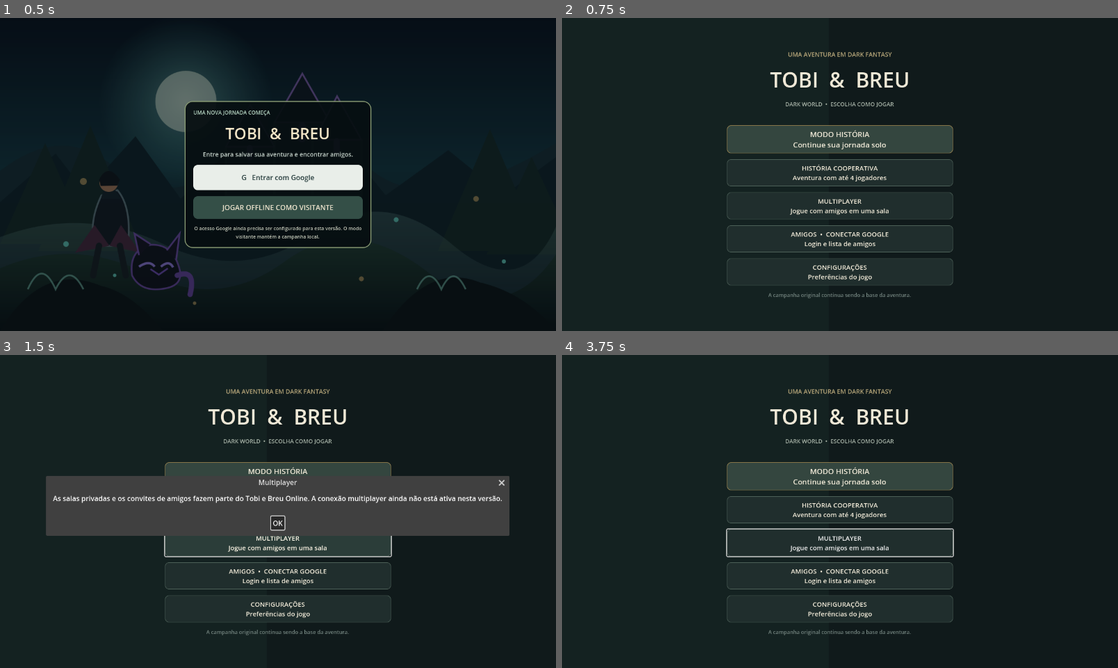
Above: before the commit, frames 1-4 (two rows, left to right).
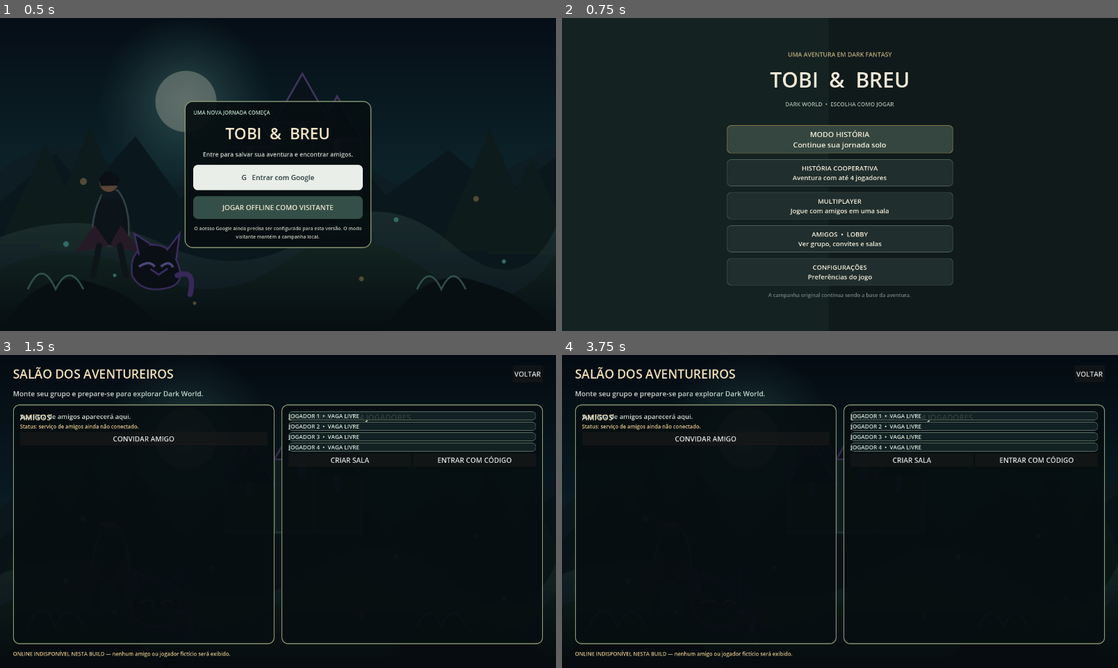
Above: after the commit, the same moments.

Repository: REALMLIFE-design/dark-fantasia-tobi-e-breu-
Game: Godot game, scene res://scenes/login.tscn
Same seed, same stepped clock (60 frames per second), same inputs: the game is played once before the commit and once after it.
Inputs (mouse positions are in pixels of both pictures, inside the frame that each line leads up to):
- Up to frame 1 (0.5 s): no input
- Up to frame 2 (0.75 s): click "JOGAR OFFLINE COMO VISITANTE" at 0.5 s
- Up to frame 3 (1.5 s): click "MULTIPLAYER Jogue com amigos …" at 1.25 s
- Up to frame 4 (3.75 s): click (840, 477) at 2 s, where only the run before the commit has a clickable "MODO HISTÓRIA Continue sua jo…"; click (840, 477) at 2.75 s, where only the run before the commit has a clickable "MODO HISTÓRIA Continue sua jo…"; click (840, 524) at 3.5 s, where only the run before the commit has a clickable "OK"

Frame 1 is identical in both runs. In frame 2, 0.3% of the frame differs, in the area x 41-59%, y 68-74%; in frame 3, 33%, in the area x 2-98%, y 3-97%; in frame 4, 23%.

Commit message:
Connect menu friends entry to new lobby screen

Diff:
--- a/scripts/main_menu.gd
+++ b/scripts/main_menu.gd
@@ -1,6 +1,7 @@
 extends Control
 
 const STORY_SCENE := "res://scenes/main.tscn"
+const FRIENDS_LOBBY_SCENE := "res://scenes/friends_lobby.tscn"
 const MAX_ADVENTURE_PLAYERS := 4
 
 var status_label: Label
@@ -61,8 +62,8 @@
 
 	_add_menu_button(layout, "MODO HISTÓRIA", "Continue sua jornada solo", _start_story, true)
 	_add_menu_button(layout, "HISTÓRIA COOPERATIVA", "Aventura com até 4 jogadores", _show_coop_info)
-	_add_menu_button(layout, "MULTIPLAYER", "Jogue com amigos em uma sala", _show_multiplayer_info)
-	_add_menu_button(layout, "AMIGOS  •  CONECTAR GOOGLE", "Login e lista de amigos", _show_google_info)
+	_add_menu_button(layout, "MULTIPLAYER", "Jogue com amigos em uma sala", _open_friends_lobby)
+	_add_menu_button(layout, "AMIGOS  •  LOBBY", "Ver grupo, convites e salas", _open_friends_lobby)
 	_add_menu_button(layout, "CONFIGURAÇÕES", "Preferências do jogo", _show_settings)
 
 	var footer := Label.new()
@@ -105,6 +106,9 @@
 func _start_story() -> void:
 	get_tree().change_scene_to_file(STORY_SCENE)
 
+func _open_friends_lobby() -> void:
+	get_tree().change_scene_to_file(FRIENDS_LOBBY_SCENE)
+
 func _show_coop_info() -> void:
 	_show_notice("História cooperativa", "A aventura será compartilhada por até 4 jogadores. A campanha atual será preservada. O servidor gratuito e a sincronização da história ainda precisam ser configurados.")
 
